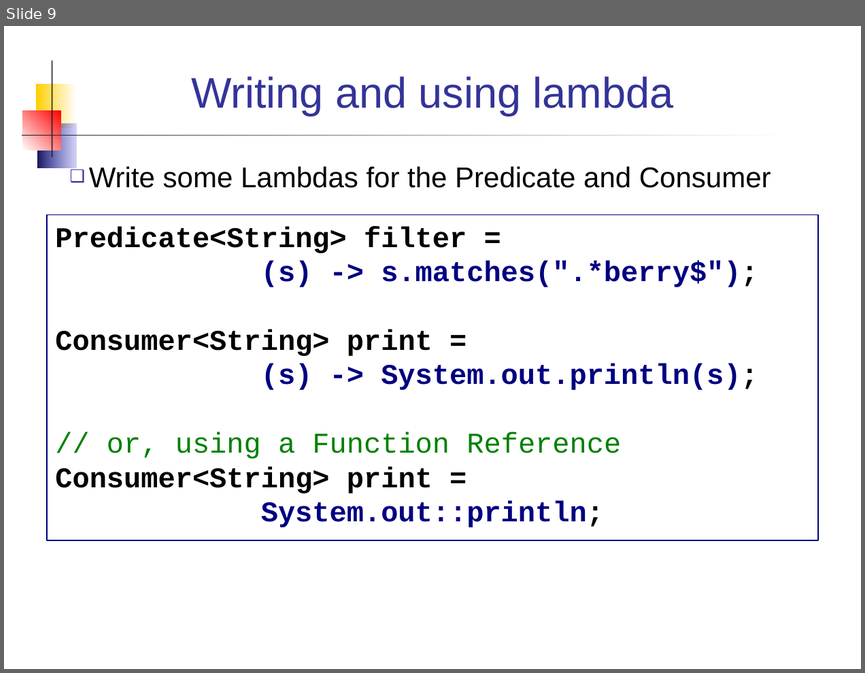
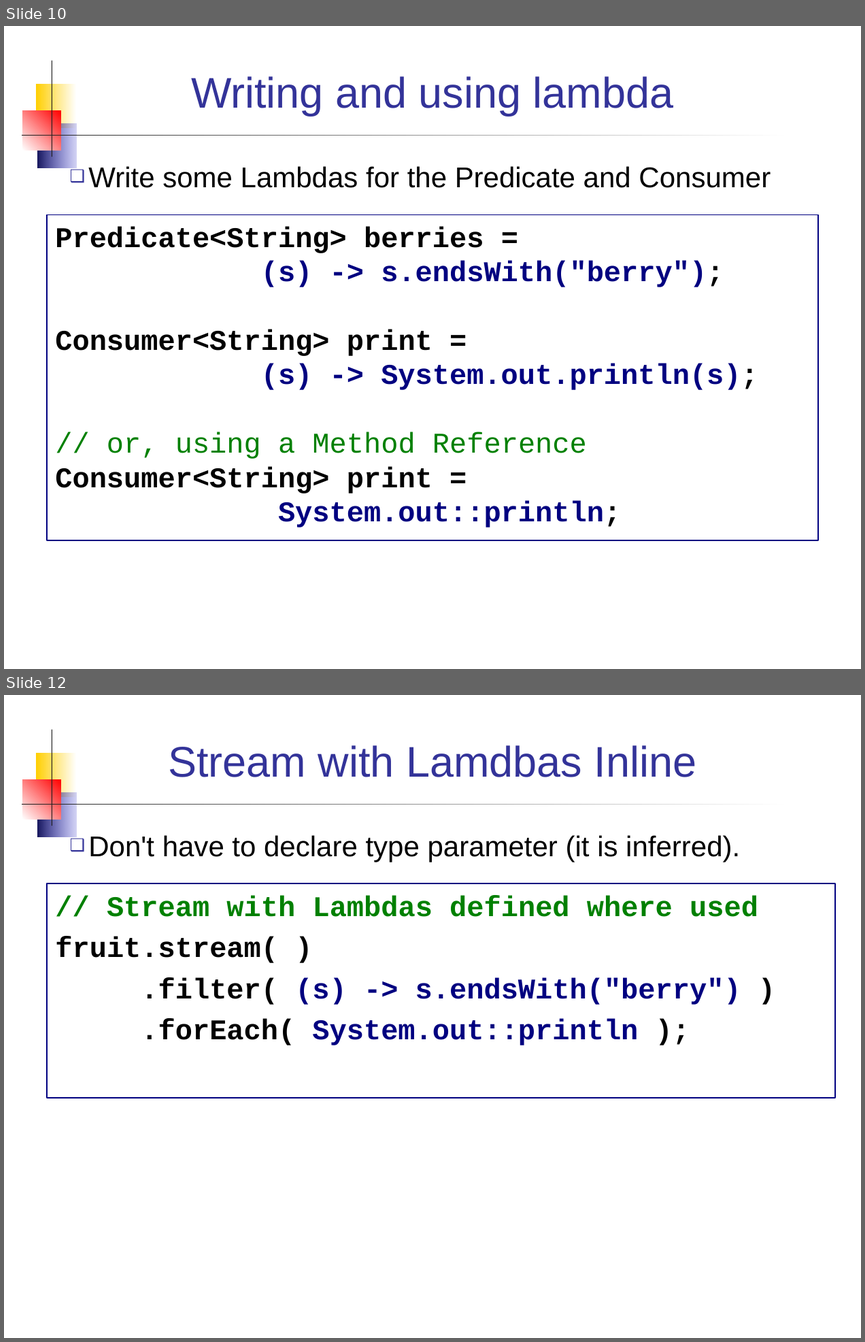
Before and after one commit to skeoop/skeoop.github.io, a slide deck: week14/Streams.ppt. Shown one above the other, each under a label of ours: slide 9 before the commit, slides 10 and 12 after it; the slides between them are not shown. The pictures are 865x673 and 865x1342 pixels, drawn with LibreOffice and Linux fonts; fonts in the diff are those of the drawing. Boxes give left, top, right and bottom in pixels: in the first picture for what was removed or moved away, otherwise in the second. Text is boxed around its words. In the diff, an @@ line names an element or a change of style, - is before the commit and + after.

Commit message:
Update Stream examples, update schedule

```diff
--- a/week14/Streams.ppt
+++ b/week14/Streams.ppt
@@ slide 12 added at [4, 695, 861, 1338], background #FFFFFF; not listed: 5 template elements that a slide beside it also shows @@
@@ title added at [168, 745, 697, 777], 36 pt, text #333399 @@
+Stream with Lamdbas Inline
@@ text added at [88, 835, 740, 862], 24 pt, text #000000 @@
+❑ Don't have to declare type parameter (it is inferred).
@@ rectangle added at [47, 883, 835, 1098], outline #000080 0.74 pt, 24 pt, text #000080, bold @@
+// Stream with Lambdas defined where used
+fruit.stream( )
+.filter( (s) -> s.endsWith("berry") )
+.forEach( System.out::println );
@@ what was slide 9 is now slide 10 @@
@@ slide 10 changed as well @@
@@ text in rectangle at [55, 226, 723, 287]: text changed; text colour #000080 to #000000 @@
-Predicate<String> filter =
-(s) -> s.matches(".*berry$");
+Predicate<String> berries =
+(s) -> s.endsWith("berry");
@@ text in rectangle at [107, 432, 587, 458]: text changed @@
-// or, using a Function Reference
+// or, using a Method Reference
```
Also in this commit, not shown: 9 other slides changed, 5 other slides added, 2 other files.
